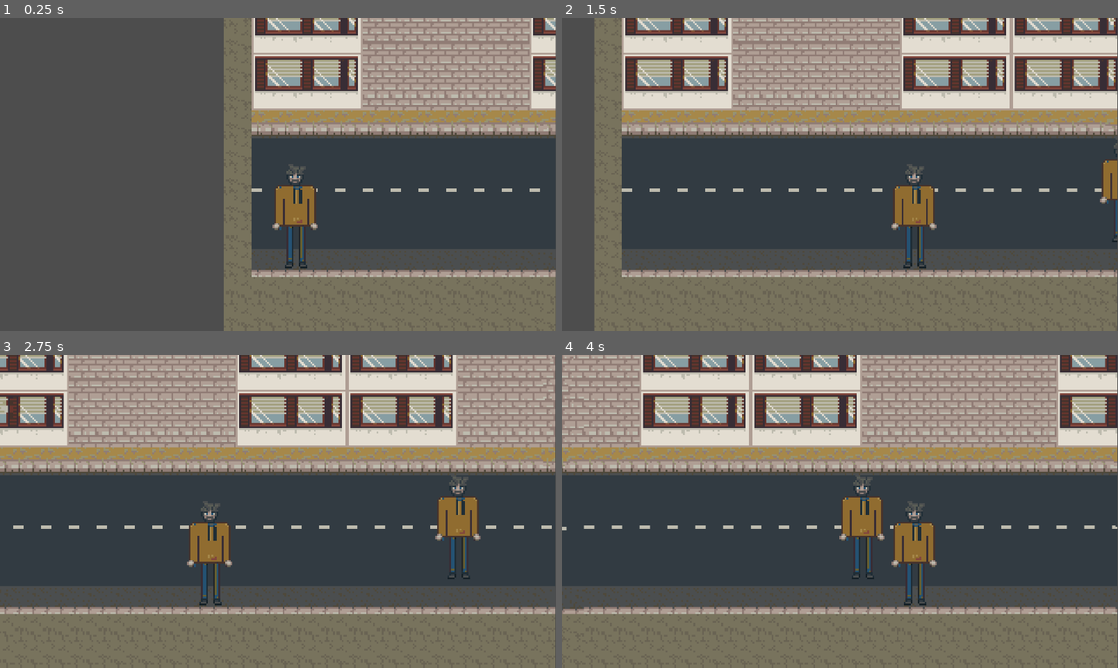
Above: before the commit, frames 1-4 (two rows, left to right).
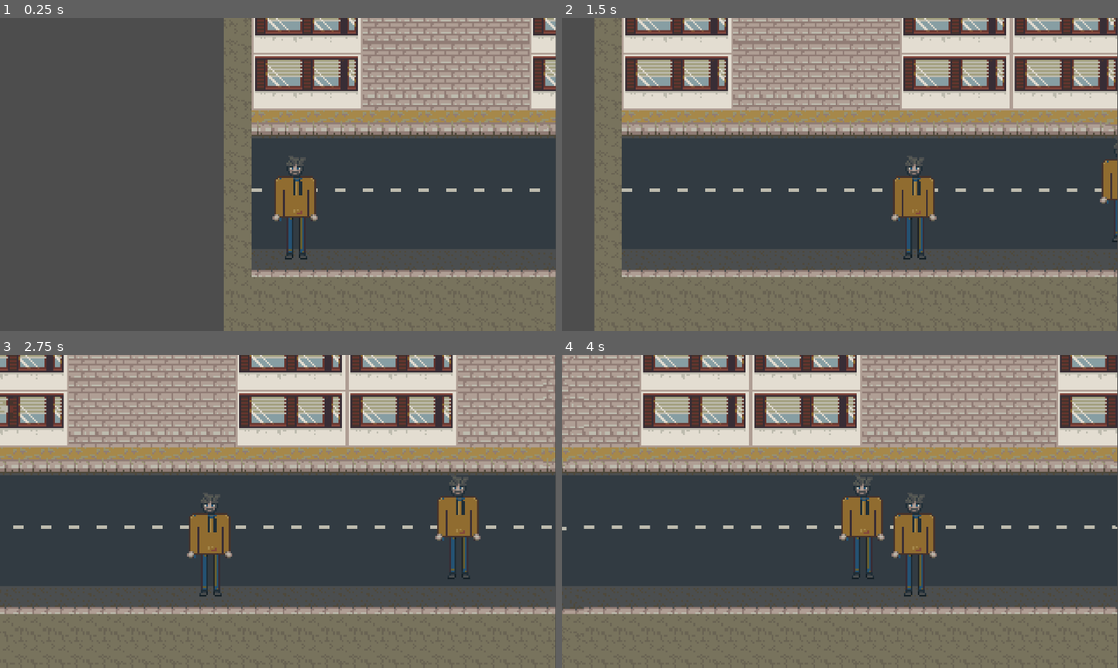
Above: after the commit, the same moments.

Repository: Rotta-Games/fgj26
Game: Godot game, scene res://scenes/game.tscn
Same seed, same stepped clock (60 frames per second), same inputs: the game is played once before the commit and once after it.
Inputs:
- Up to frame 1 (0.25 s): no input
- Up to frame 2 (1.5 s): tap Enter (ui_accept) at 0.5, 0.77 s; hold Z (p1_hit) 0.53-1.28 s; hold Right (ui_right) from 0.53 s (still down); tap Z (p1_hit) at 1.35 s
- Up to frame 3 (2.75 s): tap Enter (ui_accept) at 1.52 s; release Right (ui_right) at 2.03 s; hold Left (ui_left) from 2.03 s (still down); hold Z (p1_hit) from 2.03 s (still down)
- Up to frame 4 (4 s): release Left (ui_left) at 2.78 s; release Z (p1_hit) at 2.78 s; hold Right (ui_right) from 2.78 s (still down); tap Z (p1_hit) at 2.85 s; tap Enter (ui_accept) at 3.02, 3.77 s; hold Z (p1_hit) from 3.53 s (still down)

The runs differ from the first frame. In frame 1, 0.8% of the frame differs, in the area x 49-58%, y 44-80%; in frame 2, 0.8%; in frame 3, 0.8%; in frame 4, 0.8%.

Commit message:
Fix player collision

Diff:
--- a/scenes/player/player.tscn
+++ b/scenes/player/player.tscn
@@ -27,9 +27,7 @@
 position = Vector2(-2, -11)
 texture = ExtResource("2_qhqgy")
 
-[node name="PersonalSpaceRigidBody" type="RigidBody2D" parent="." unique_id=25305041]
-
-[node name="PersonalSpaceCullision2D" type="CollisionShape2D" parent="PersonalSpaceRigidBody" unique_id=1900141297]
+[node name="PersonalSpace2D" type="CollisionShape2D" parent="." unique_id=1900141297]
 position = Vector2(-2.75, 15.5)
 shape = SubResource("RectangleShape2D_gee14")
 
